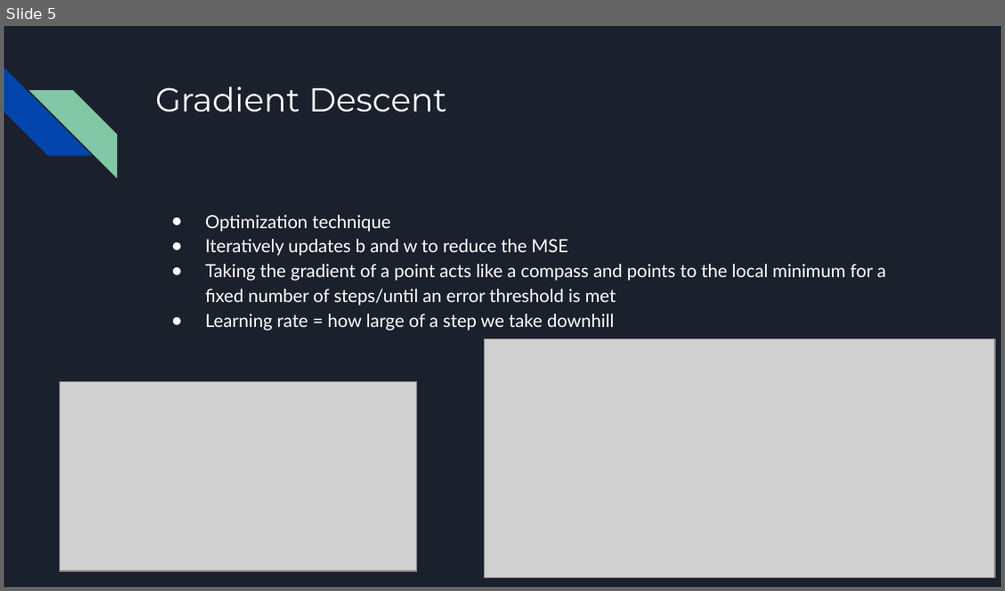
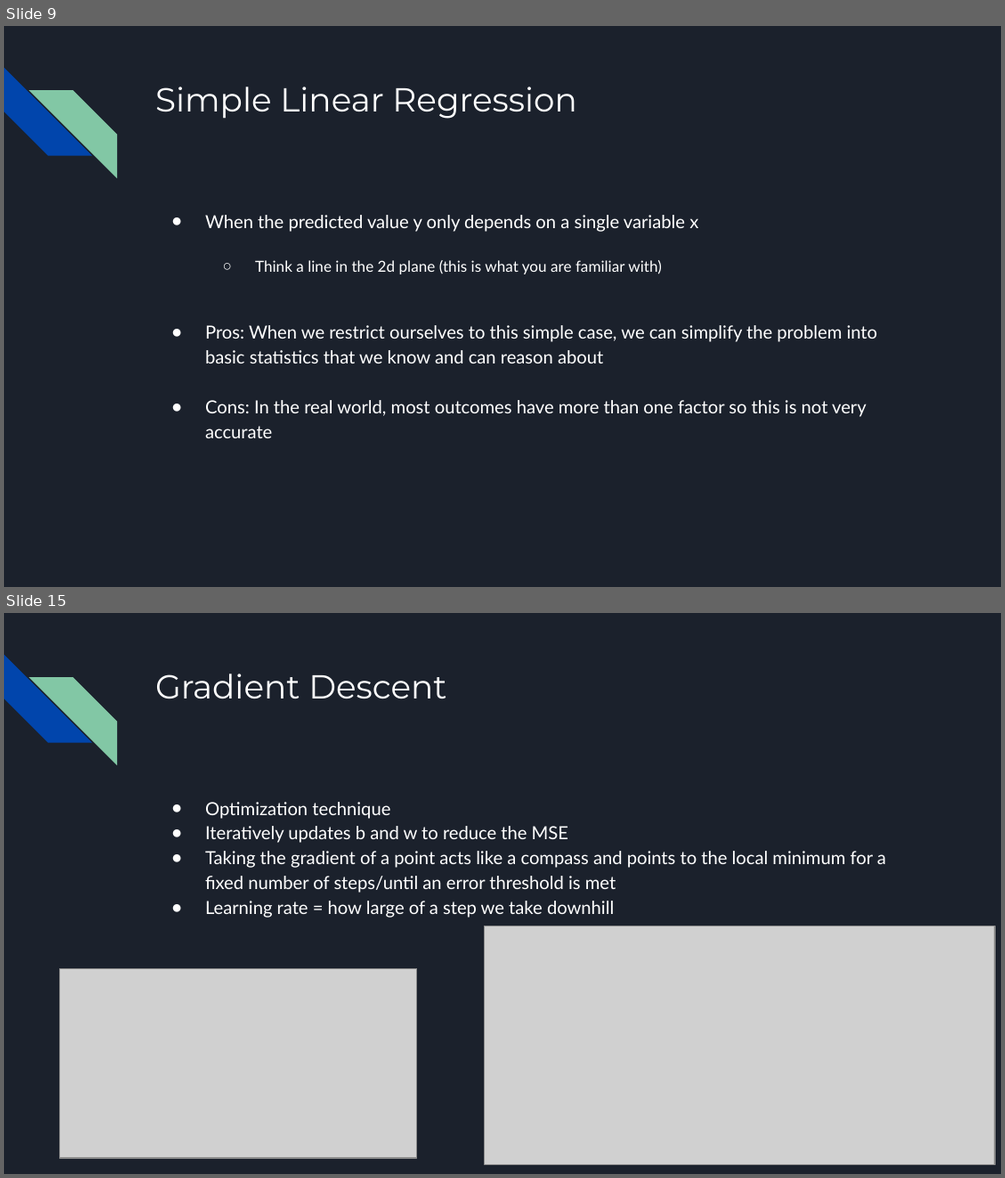
Before and after one commit to ADSA-UIUC/advanced-workshops, a slide deck: 03_linear_regression/Supervised Learning.pptx. Shown one above the other, each under a label of ours: slide 5 before the commit, slides 9 and 15 after it; the slides between them are not shown. The pictures are 1005x591 and 1005x1178 pixels, drawn with LibreOffice and Linux fonts; fonts in the diff are those of the drawing; grey boxes stand for pictures. Boxes give left, top, right and bottom in pixels: in the first picture for what was removed or moved away, otherwise in the second. Text is boxed around its words. In the diff, an @@ line names an element or a change of style, - is before the commit and + after.

```diff
--- a/03_linear_regression/Supervised Learning.pptx
+++ b/03_linear_regression/Supervised Learning.pptx
@@ slide 9 added at (4, 26, 1001, 587), background #1B212C; not listed: 2 template elements that a slide beside it also shows @@
@@ title added at (155, 87, 576, 119), 24 pt, text #FFFFFF @@
+Simple Linear Regression
@@ text added at (205, 215, 878, 438), 13 pt, text #FFFFFF @@
+● When the predicted value y only depends on a single variable x
+  ○ Think a line in the 2d plane (this is what you are familiar with)
+● Pros: When we restrict ourselves to this simple case, we can simplify the problem into basic statistics that we know and can reason about
+● Cons: In the real world, most outcomes have more than one factor so this is not very accurate
@@ what was slide 5 is now slide 15 @@
```
Also in this commit, not shown: 2 slides changed, 11 other slides added, 2 slides removed.
